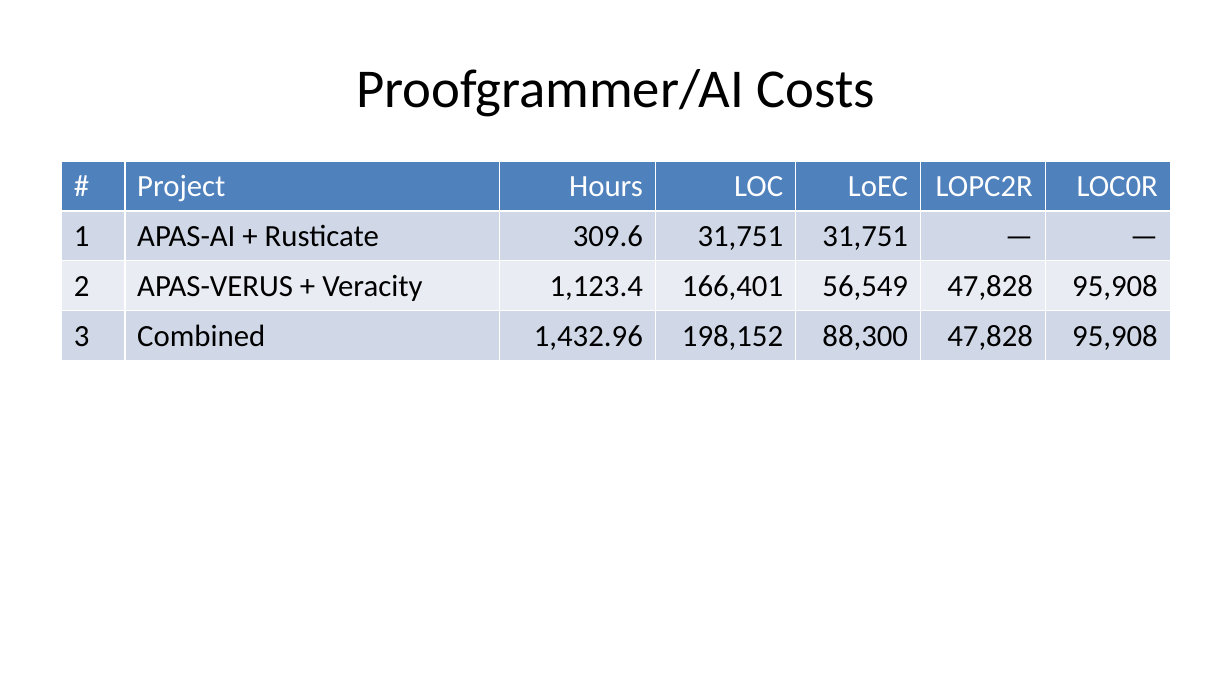
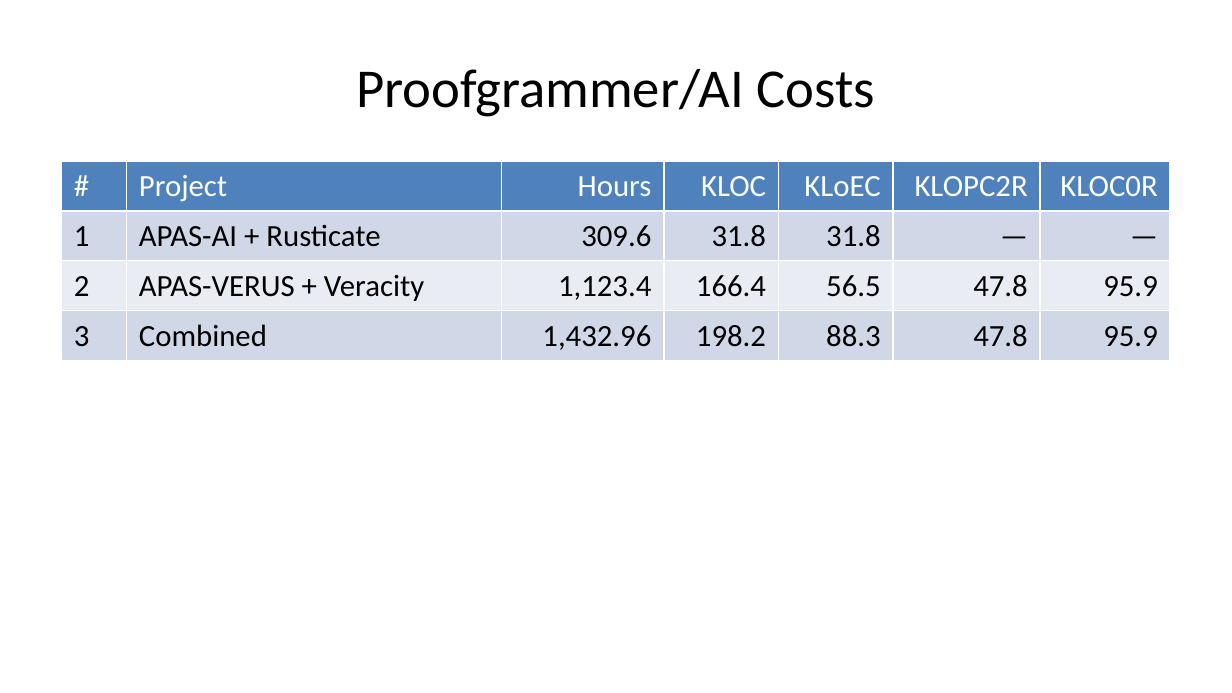
Before and after one commit to briangmilnes/APAS-VERUS, a slide deck: slide 59 of lectures/slidesCMUCS.pptx. Drawn at 1232x693 pixels with LibreOffice and Linux fonts; fonts in the diff are those of the drawing. Boxes give left, top, right and bottom in pixels: in the first picture for what was removed or moved away, otherwise in the second. Text is boxed around its words. In the diff, an @@ line names an element or a change of style, - is before the commit and + after.

```diff
--- a/lectures/slidesCMUCS.pptx
+++ b/lectures/slidesCMUCS.pptx
@@ table at bbox=[62, 161, 1170, 618] @@
-row 1: # | Project | Hours | LOC | LoEC | LOPC2R | LOC0R
+row 1: # | Project | Hours | KLOC | KLoEC | KLOPC2R | KLOC0R
-row 2, column 4: 31,751
+row 2, column 4: 31.8
-row 2, column 5: 31,751
+row 2, column 5: 31.8
-row 3: 2 | APAS-VERUS + Veracity | 1,123.4 | 166,401 | 56,549 | 47,828 | 95,908
+row 3: 2 | APAS-VERUS + Veracity | 1,123.4 | 166.4 | 56.5 | 47.8 | 95.9
-row 4: 3 | Combined | 1,432.96 | 198,152 | 88,300 | 47,828 | 95,908
+row 4: 3 | Combined | 1,432.96 | 198.2 | 88.3 | 47.8 | 95.9
```
Also in this commit, not shown: 3 other slides changed, 1 slide added, 2 other files.
